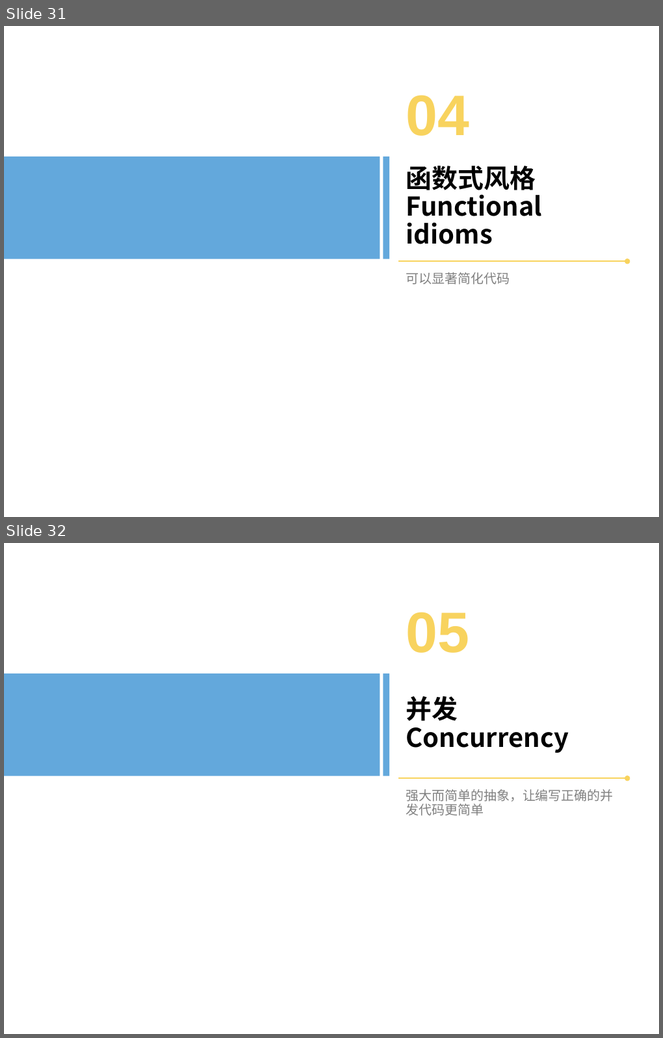
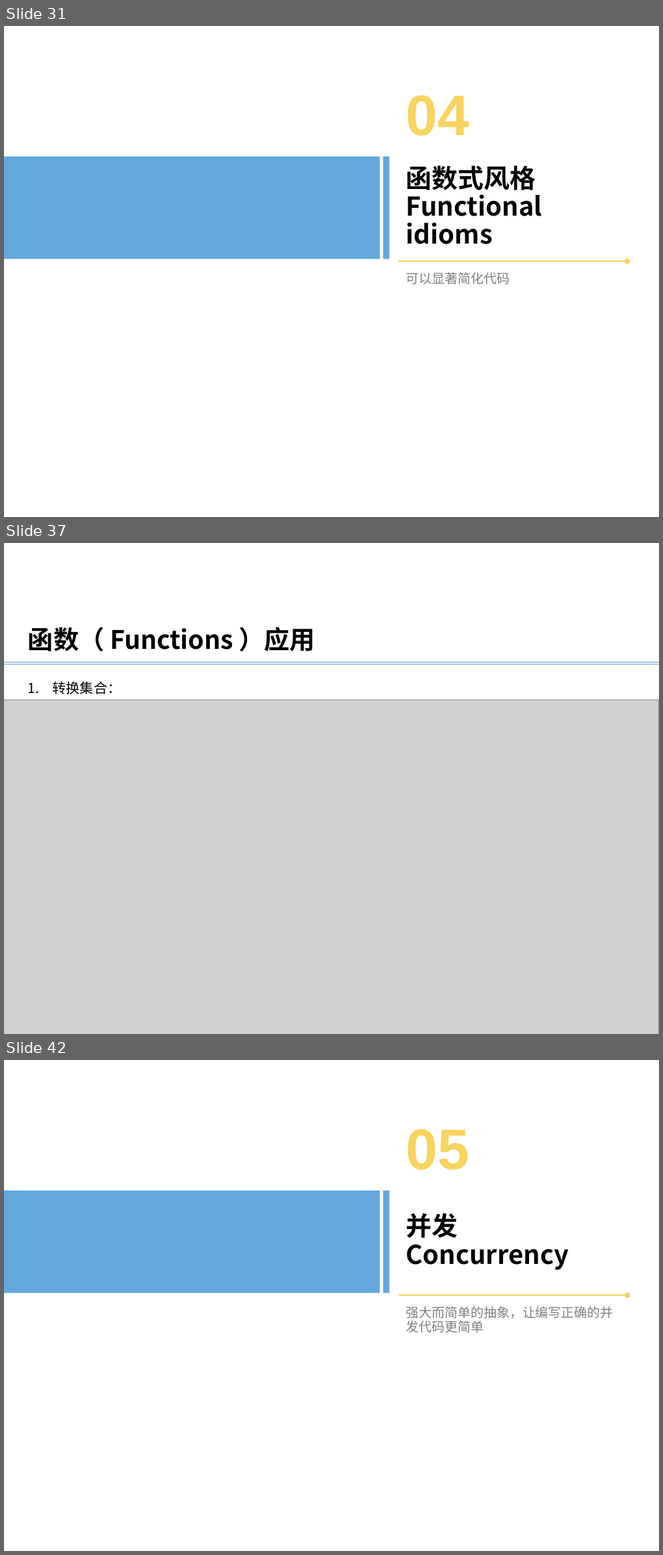
Before and after one commit to bxguo/guava, a slide deck: Guava介绍.pptx. Shown one above the other, each under a label of ours: slides 31 and 32 before the commit, slides 31, 37 and 42 after it; the slides between them are not shown. The pictures are 663x1038 and 663x1555 pixels, drawn with LibreOffice and Linux fonts; fonts in the diff are those of the drawing; grey boxes stand for pictures; background and template pictures are left out. Boxes give left, top, right and bottom in pixels: in the first picture for what was removed or moved away, otherwise in the second. Text is boxed around its words. In the diff, an @@ line names an element or a change of style, - is before the commit and + after.

```diff
--- a/Guava介绍.pptx
+++ b/Guava介绍.pptx
@@ slide 37 added at [4,543,659,1034], background #FFFFFF @@
@@ text added at [28,627,315,652], 28 pt, text #000000, bold @@
+函数（ Functions ）应用
@@ line added from (4, 662) to (659, 662), #5B9BD5 0.5 pt @@
@@ line added from (4, 664) to (659, 664), #5B9BD5 0.5 pt @@
@@ text added at [53,681,122,694], 15.1 pt, text #000000 @@
+1. 转换集合：
@@ picture added at [4,700,659,1034] @@
@@ what was slide 32 is now slide 42 @@
```
Also in this commit, not shown: 1 slide changed, 35 other slides added, 1 other file.
